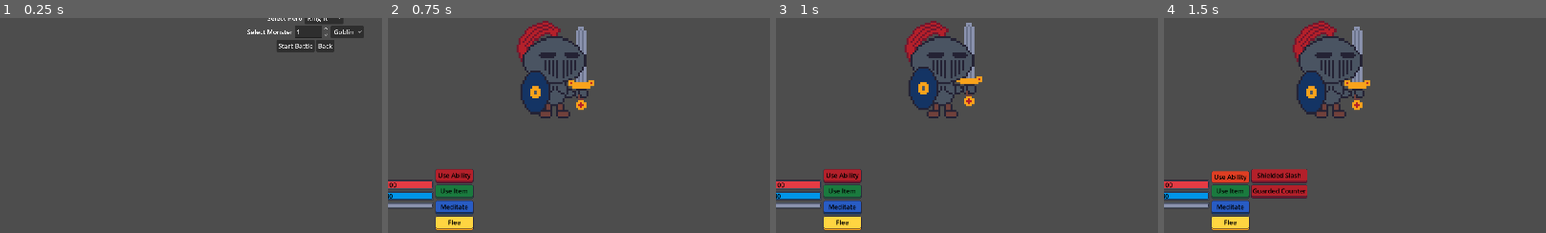
Above: before the commit, frames 1-4 (left to right).
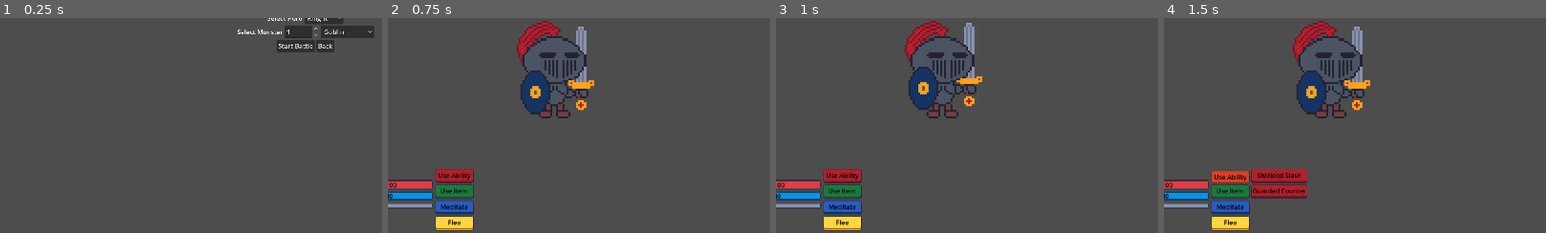
Above: after the commit, the same moments.

Repository: navtges3/PixelValley
Game: Godot game, scene res://scenes/test/battle_tester.tscn
Same seed, same stepped clock (60 frames per second), same inputs: the game is played once before the commit and once after it. This scene is started directly instead of the project's main scene.
Inputs:
- Up to frame 1 (0.25 s): no input
- Up to frame 2 (0.75 s): click "Start Battle" at 0.5 s
- Up to frame 3 (1 s): no input
- Up to frame 4 (1.5 s): click "Use Ability" at 1.25 s
The pictures show only the part of the screen within x 10-60%, y 48-98%; the shares and areas given below are measured in that part.

The runs differ from the first frame. In frame 1, 0.8% of the frame differs, in the area x 62-98%, y 3-10%; in frame 2, nothing differs; in frame 3, nothing differs; in frame 4, nothing differs.

Commit message:
Add Orc Chieftain visuals and update refs
Add Orc Chieftain assets and sprite data, and update references across project. New files: orc_chieftain sprite PNGs, SpriteFrames resource, and BattleVisualData resource. Move/rename orc_chieftain.tres into resources/characters/monsters/orc_chieftain/, update its ext_resource IDs, set portrait to the new texture and link battle_visual to the new visual resource. Increase orc animations (attack/hurt) speed from 5 to 10 in orc_sprite_frames.tres. Update quest_8 and battle_tester to reference the new chieftain resource path and include the chieftain in the test monsters list. Also switch battle_character scene to use the orc sprite frames resource.

Diff:
--- a/resources/characters/monsters/orc/orc_sprite_frames.tres
+++ b/resources/characters/monsters/orc/orc_sprite_frames.tres
@@ -75,7 +75,7 @@
 }],
 "loop": false,
 "name": &"attack",
-"speed": 5.0
+"speed": 10.0
 }, {
 "frames": [{
 "duration": 1.0,
@@ -106,7 +106,7 @@
 }],
 "loop": false,
 "name": &"hurt",
-"speed": 5.0
+"speed": 10.0
 }, {
 "frames": [{
 "duration": 1.0,
--- a/resources/characters/monsters/orc_chieftain.tres
+++ /dev/null
@@ -1,60 +0,0 @@
-[gd_resource type="Resource" script_class="Monster" format=3 uid="uid://defc2ss743h1d"]
-
-[ext_resource type="Script" uid="uid://blp0fv0xnajdb" path="res://scripts/data/active_effect.gd" id="1_ufmul"]
-[ext_resource type="Resource" uid="uid://wdlsildxyd0p" path="res://resources/characters/abilities/cleave.tres" id="2_o1xgh"]
-[ext_resource type="Script" uid="uid://dxnu3vjlxl2pn" path="res://scripts/data/conditional_ability.gd" id="3_qjb12"]
-[ext_resource type="Resource" uid="uid://crgnqxkfk1fo7" path="res://resources/characters/abilities/execute.tres" id="4_4jr1p"]
-[ext_resource type="Script" uid="uid://cnso83bg7vodw" path="res://scripts/data/condition.gd" id="5_srbga"]
-[ext_resource type="Resource" uid="uid://cst727hpy86fv" path="res://resources/characters/abilities/war_cry.tres" id="6_va3cs"]
-[ext_resource type="Script" uid="uid://bd6ohffno5w7r" path="res://scripts/characters/monster.gd" id="8_nt0ri"]
-[ext_resource type="Script" uid="uid://hxleldka7y06" path="res://scripts/characters/stat_block.gd" id="9_1fxti"]
-
-[sub_resource type="Resource" id="Resource_3vdcj"]
-script = ExtResource("5_srbga")
-condition_type = 1
-condition_subject = 1
-value = 0.3
-metadata/_custom_type_script = "uid://cnso83bg7vodw"
-
-[sub_resource type="Resource" id="Resource_sap3r"]
-script = ExtResource("3_qjb12")
-ability = ExtResource("4_4jr1p")
-condition = SubResource("Resource_3vdcj")
-metadata/_custom_type_script = "uid://dxnu3vjlxl2pn"
-
-[sub_resource type="Resource" id="Resource_7fsos"]
-script = ExtResource("5_srbga")
-condition_type = 1
-value = 0.5
-metadata/_custom_type_script = "uid://cnso83bg7vodw"
-
-[sub_resource type="Resource" id="Resource_7hvvo"]
-script = ExtResource("3_qjb12")
-ability = ExtResource("6_va3cs")
-condition = SubResource("Resource_7fsos")
-metadata/_custom_type_script = "uid://dxnu3vjlxl2pn"
-
-[sub_resource type="Resource" id="Resource_uhjsd"]
-metadata/__load_path__ = "res://assets/monsters/orc.png"
-
-[sub_resource type="Resource" id="Resource_ryf8n"]
-script = ExtResource("9_1fxti")
-current_hp = 180
-current_nrg = 60
-max_hp = 180
-max_nrg = 60
-attack = 15
-magic = 5
-defense = 12
-resistance = 8
-metadata/_custom_type_script = "uid://hxleldka7y06"
-
-[resource]
-script = ExtResource("8_nt0ri")
-gold = 20
-basic_attack = ExtResource("2_o1xgh")
-conditional_abilities = Array[ExtResource("3_qjb12")]([SubResource("Resource_sap3r"), SubResource("Resource_7hvvo")])
-name = "Orc Cheiftain"
-portrait = SubResource("Resource_uhjsd")
-stat_block = SubResource("Resource_ryf8n")
-metadata/_custom_type_script = "uid://bd6ohffno5w7r"
--- /dev/null
+++ b/resources/characters/monsters/orc_chieftain/orc_chieftain.tres
@@ -0,0 +1,60 @@
+[gd_resource type="Resource" script_class="Monster" format=3 uid="uid://defc2ss743h1d"]
+
+[ext_resource type="Script" uid="uid://blp0fv0xnajdb" path="res://scripts/data/active_effect.gd" id="1_o5knh"]
+[ext_resource type="Resource" uid="uid://wdlsildxyd0p" path="res://resources/characters/abilities/cleave.tres" id="2_t544c"]
+[ext_resource type="Resource" uid="uid://px5md5kliryy" path="res://resources/characters/monsters/orc_chieftain/orc_chieftain_visual.tres" id="3_slxg0"]
+[ext_resource type="Script" uid="uid://dxnu3vjlxl2pn" path="res://scripts/data/conditional_ability.gd" id="4_yrisj"]
+[ext_resource type="Resource" uid="uid://crgnqxkfk1fo7" path="res://resources/characters/abilities/execute.tres" id="5_w2vh6"]
+[ext_resource type="Script" uid="uid://cnso83bg7vodw" path="res://scripts/data/condition.gd" id="6_tp04t"]
+[ext_resource type="Resource" uid="uid://cst727hpy86fv" path="res://resources/characters/abilities/war_cry.tres" id="7_ykhm0"]
+[ext_resource type="Texture2D" uid="uid://dgbh3u78hhof6" path="res://assets/monsters/orc_chieftain/orc_chieftain.png" id="8_xqsrt"]
+[ext_resource type="Script" uid="uid://bd6ohffno5w7r" path="res://scripts/characters/monster.gd" id="9_77wwi"]
+[ext_resource type="Script" uid="uid://hxleldka7y06" path="res://scripts/characters/stat_block.gd" id="10_7xu3g"]
+
+[sub_resource type="Resource" id="Resource_3vdcj"]
+script = ExtResource("6_tp04t")
+condition_type = 1
+condition_subject = 1
+value = 0.3
+metadata/_custom_type_script = "uid://cnso83bg7vodw"
+
+[sub_resource type="Resource" id="Resource_sap3r"]
+script = ExtResource("4_yrisj")
+ability = ExtResource("5_w2vh6")
+condition = SubResource("Resource_3vdcj")
+metadata/_custom_type_script = "uid://dxnu3vjlxl2pn"
+
+[sub_resource type="Resource" id="Resource_7fsos"]
+script = ExtResource("6_tp04t")
+condition_type = 1
+value = 0.5
+metadata/_custom_type_script = "uid://cnso83bg7vodw"
+
+[sub_resource type="Resource" id="Resource_7hvvo"]
+script = ExtResource("4_yrisj")
+ability = ExtResource("7_ykhm0")
+condition = SubResource("Resource_7fsos")
+metadata/_custom_type_script = "uid://dxnu3vjlxl2pn"
+
+[sub_resource type="Resource" id="Resource_ryf8n"]
+script = ExtResource("10_7xu3g")
+current_hp = 180
+current_nrg = 60
+max_hp = 180
+max_nrg = 60
+attack = 15
+magic = 5
+defense = 12
+resistance = 8
+metadata/_custom_type_script = "uid://hxleldka7y06"
+
+[resource]
+script = ExtResource("9_77wwi")
+gold = 20
+basic_attack = ExtResource("2_t544c")
+conditional_abilities = Array[ExtResource("4_yrisj")]([SubResource("Resource_sap3r"), SubResource("Resource_7hvvo")])
+name = "Orc Cheiftain"
+portrait = ExtResource("8_xqsrt")
+battle_visual = ExtResource("3_slxg0")
+stat_block = SubResource("Resource_ryf8n")
+metadata/_custom_type_script = "uid://bd6ohffno5w7r"
--- /dev/null
+++ b/resources/characters/monsters/orc_chieftain/orc_chieftain_sprite_frames.tres
@@ -0,0 +1,127 @@
+[gd_resource type="SpriteFrames" format=3 uid="uid://c0eq7l4ijhmwd"]
+
+[ext_resource type="Texture2D" uid="uid://bnfnyarsgavrg" path="res://assets/monsters/orc_chieftain/OrcChieftainSprite.png" id="2_8c402"]
+
+[sub_resource type="AtlasTexture" id="AtlasTexture_jlg1q"]
+atlas = ExtResource("2_8c402")
+region = Rect2(0, 0, 64, 64)
+
+[sub_resource type="AtlasTexture" id="AtlasTexture_8c402"]
+atlas = ExtResource("2_8c402")
+region = Rect2(0, 64, 64, 64)
+
+[sub_resource type="AtlasTexture" id="AtlasTexture_0mmxk"]
+atlas = ExtResource("2_8c402")
+region = Rect2(64, 64, 64, 64)
+
+[sub_resource type="AtlasTexture" id="AtlasTexture_8ewmy"]
+atlas = ExtResource("2_8c402")
+region = Rect2(128, 64, 64, 64)
+
+[sub_resource type="AtlasTexture" id="AtlasTexture_3vl0e"]
+atlas = ExtResource("2_8c402")
+region = Rect2(0, 0, 64, 64)
+
+[sub_resource type="AtlasTexture" id="AtlasTexture_wtx5c"]
+atlas = ExtResource("2_8c402")
+region = Rect2(64, 128, 64, 64)
+
+[sub_resource type="AtlasTexture" id="AtlasTexture_ob0uq"]
+atlas = ExtResource("2_8c402")
+region = Rect2(128, 128, 64, 64)
+
+[sub_resource type="AtlasTexture" id="AtlasTexture_70wrv"]
+atlas = ExtResource("2_8c402")
+region = Rect2(0, 0, 64, 64)
+
+[sub_resource type="AtlasTexture" id="AtlasTexture_2kw6s"]
+atlas = ExtResource("2_8c402")
+region = Rect2(192, 64, 64, 64)
+
+[sub_resource type="AtlasTexture" id="AtlasTexture_2ub86"]
+atlas = ExtResource("2_8c402")
+region = Rect2(0, 128, 64, 64)
+
+[sub_resource type="AtlasTexture" id="AtlasTexture_mc1mr"]
+atlas = ExtResource("2_8c402")
+region = Rect2(0, 0, 64, 64)
+
+[sub_resource type="AtlasTexture" id="AtlasTexture_5enby"]
+atlas = ExtResource("2_8c402")
+region = Rect2(64, 0, 64, 64)
+
+[sub_resource type="AtlasTexture" id="AtlasTexture_gsyes"]
+atlas = ExtResource("2_8c402")
+region = Rect2(128, 0, 64, 64)
+
+[sub_resource type="AtlasTexture" id="AtlasTexture_vtb2m"]
+atlas = ExtResource("2_8c402")
+region = Rect2(192, 0, 64, 64)
+
+[resource]
+animations = [{
+"frames": [{
+"duration": 1.0,
+"texture": SubResource("AtlasTexture_jlg1q")
+}, {
+"duration": 1.0,
+"texture": SubResource("AtlasTexture_8c402")
+}, {
+"duration": 1.0,
+"texture": SubResource("AtlasTexture_0mmxk")
+}, {
+"duration": 1.0,
+"texture": SubResource("AtlasTexture_8ewmy")
+}],
+"loop": false,
+"name": &"attack",
+"speed": 10.0
+}, {
+"frames": [{
+"duration": 1.0,
+"texture": SubResource("AtlasTexture_3vl0e")
+}, {
+"duration": 1.0,
+"texture": SubResource("AtlasTexture_wtx5c")
+}, {
+"duration": 1.0,
+"texture": SubResource("AtlasTexture_ob0uq")
+}],
+"loop": false,
+"name": &"death",
+"speed": 5.0
+}, {
+"frames": [{
+"duration": 1.0,
+"texture": SubResource("AtlasTexture_70wrv")
+}, {
+"duration": 1.0,
+"texture": SubResource("AtlasTexture_2kw6s")
+}, {
+"duration": 1.0,
+"texture": SubResource("AtlasTexture_2ub86")
+}, {
+"duration": 1.0,
+"texture": SubResource("AtlasTexture_2kw6s")
+}],
+"loop": false,
+"name": &"hurt",
+"speed": 10.0
+}, {
+"frames": [{
+"duration": 1.0,
+"texture": SubResource("AtlasTexture_mc1mr")
+}, {
+"duration": 1.0,
+"texture": SubResource("AtlasTexture_5enby")
+}, {
+"duration": 1.0,
+"texture": SubResource("AtlasTexture_gsyes")
+}, {
+"duration": 1.0,
+"texture": SubResource("AtlasTexture_vtb2m")
+}],
+"loop": true,
+"name": &"idle",
+"speed": 5.0
+}]
--- /dev/null
+++ b/resources/characters/monsters/orc_chieftain/orc_chieftain_visual.tres
@@ -0,0 +1,9 @@
+[gd_resource type="Resource" script_class="BattleVisualData" format=3 uid="uid://px5md5kliryy"]
+
+[ext_resource type="Script" uid="uid://c3t8kckce6hdk" path="res://scripts/characters/battle_visual_data.gd" id="1_8l75b"]
+[ext_resource type="SpriteFrames" uid="uid://c0eq7l4ijhmwd" path="res://resources/characters/monsters/orc_chieftain/orc_chieftain_sprite_frames.tres" id="1_pa0w4"]
+
+[resource]
+script = ExtResource("1_8l75b")
+frames = ExtResource("1_pa0w4")
+metadata/_custom_type_script = "uid://c3t8kckce6hdk"
--- a/resources/quests/quest_8.tres
+++ b/resources/quests/quest_8.tres
@@ -1,7 +1,7 @@
 [gd_resource type="Resource" script_class="Quest" format=3 uid="uid://5cxoduk38hp0"]
 
 [ext_resource type="Script" uid="uid://bhsjswm1wnll8" path="res://scripts/quest/monster_requirement.gd" id="1_hrtie"]
-[ext_resource type="Resource" uid="uid://defc2ss743h1d" path="res://resources/characters/monsters/orc_chieftain.tres" id="2_k4bu8"]
+[ext_resource type="Resource" uid="uid://defc2ss743h1d" path="res://resources/characters/monsters/orc_chieftain/orc_chieftain.tres" id="2_k4bu8"]
 [ext_resource type="Script" uid="uid://xekqra2mjp3l" path="res://scripts/quest/quest_reward.gd" id="4_75oh8"]
 [ext_resource type="Script" uid="uid://xhl8p6y5w5e6" path="res://scripts/quest/quest.gd" id="7_52usu"]
 
--- a/scenes/ui/components/battle_character.tscn
+++ b/scenes/ui/components/battle_character.tscn
@@ -1,7 +1,7 @@
 [gd_scene format=3 uid="uid://bsh4xy5omgwej"]
 
 [ext_resource type="Script" uid="uid://kcysixmfxdo0" path="res://scripts/ui/components/battle_character.gd" id="1_il1nn"]
-[ext_resource type="SpriteFrames" uid="uid://pch4plbc12hl" path="res://resources/characters/heroes/princess/princess_sprite_frames.tres" id="2_3rhhs"]
+[ext_resource type="SpriteFrames" uid="uid://bn15t6nu6n6nf" path="res://resources/characters/monsters/orc/orc_sprite_frames.tres" id="2_3rhhs"]
 
 [node name="BattleCharacter" type="Node2D" unique_id=2135240791]
 scale = Vector2(5, 5)
@@ -12,7 +12,5 @@
 [node name="AnimatedSprite2D" type="AnimatedSprite2D" parent="Visual" unique_id=1921383678]
 sprite_frames = ExtResource("2_3rhhs")
 animation = &"attack"
-frame = 4
-frame_progress = 1.0
 centered = false
 offset = Vector2(0, -64)
--- a/scripts/test/battle_tester.gd
+++ b/scripts/test/battle_tester.gd
@@ -23,7 +23,8 @@
 func load_monsters():
 	monster_resources = [
 		preload("res://resources/characters/monsters/goblin/goblin.tres"),
-		preload("res://resources/characters/monsters/orc/orc.tres")
+		preload("res://resources/characters/monsters/orc/orc.tres"),
+		preload("res://resources/characters/monsters/orc_chieftain/orc_chieftain.tres"),
 	]
 	for i in monster_resources.size():
 		monster_dropdown.add_item(monster_resources[i].name, i)
Binary file added: assets/monsters/orc_chieftain/OrcChieftainSprite.png
Binary file added: assets/monsters/orc_chieftain/orc_chieftain.png
